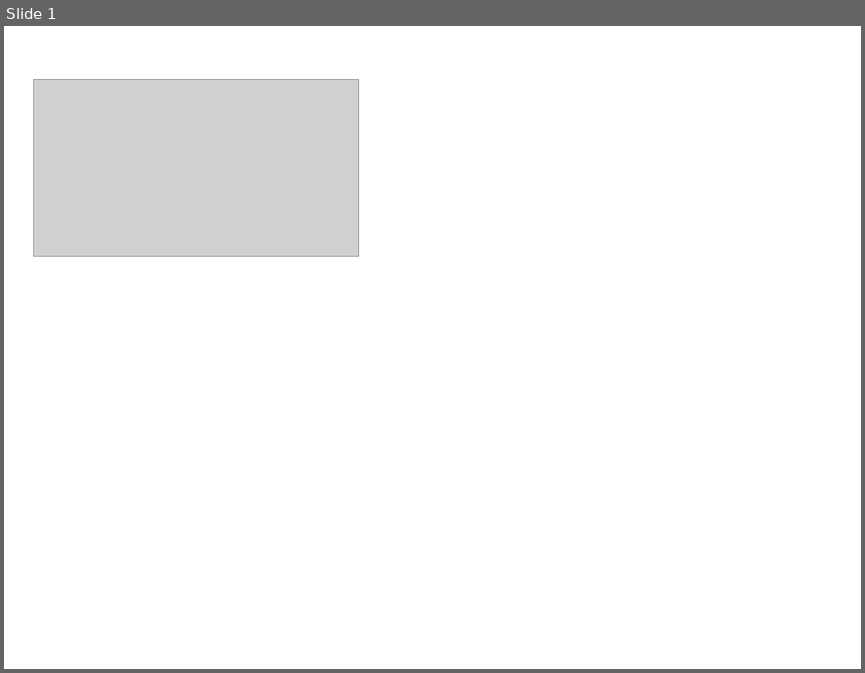
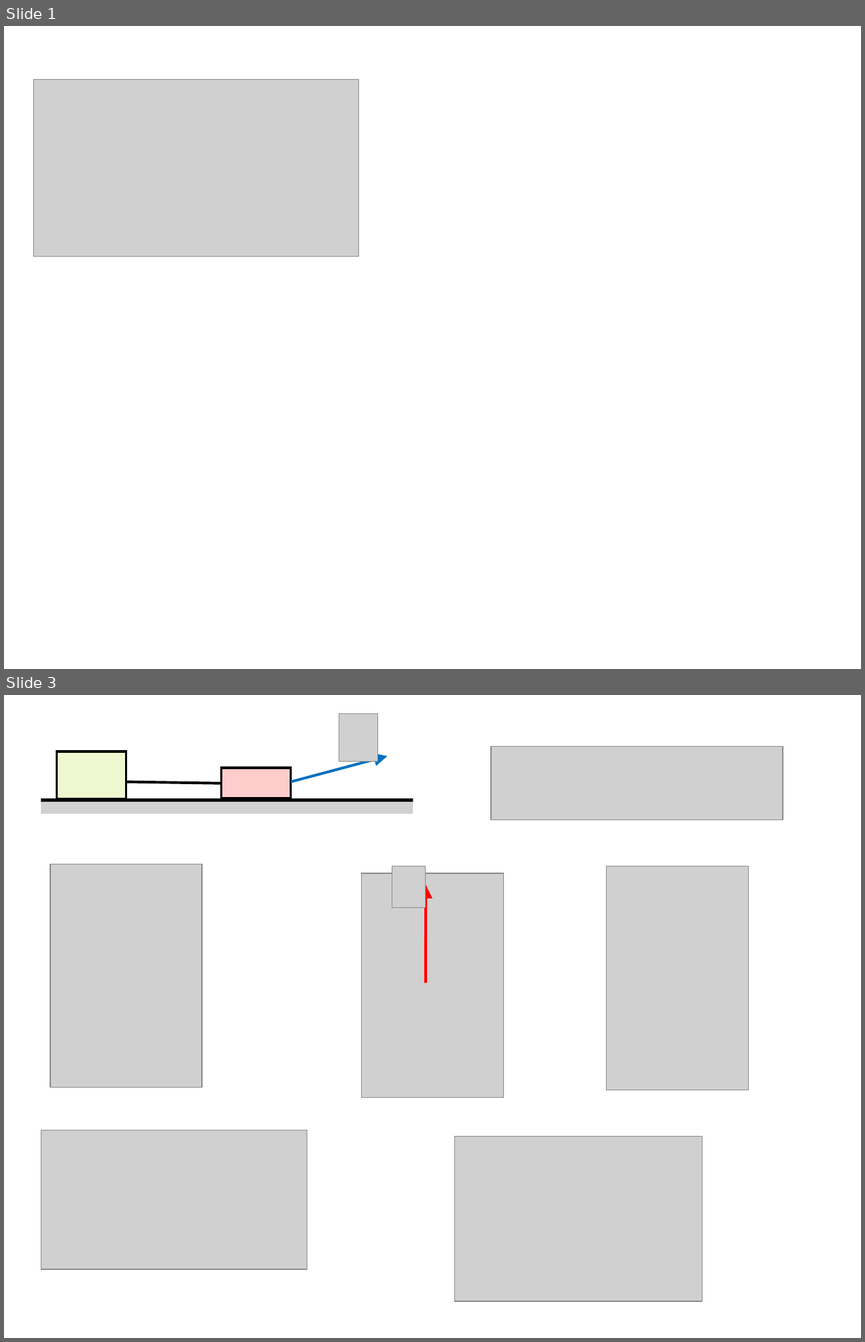
Before and after one commit to l432/NMK, a slide deck: Lecture/Chem/1semestr/Kr1_2022/SvivbesidaFigs.ppt. Shown one above the other, each under a label of ours: slide 1 before the commit, slides 1 and 3 after it; the slides between them are not shown. The pictures are 865x673 and 865x1342 pixels, drawn with LibreOffice and Linux fonts; fonts in the diff are those of the drawing; grey boxes stand for pictures. Boxes give left, top, right and bottom in pixels: in the first picture for what was removed or moved away, otherwise in the second. Text is boxed around its words. In the diff, an @@ line names an element or a change of style, - is before the commit and + after.

```diff
--- a/Lecture/Chem/1semestr/Kr1_2022/SvivbesidaFigs.ppt
+++ b/Lecture/Chem/1semestr/Kr1_2022/SvivbesidaFigs.ppt
@@ slide 3 added at box(4, 695, 861, 1338), background #FFFFFF @@
@@ picture added at box(339, 714, 377, 762) @@
@@ rectangle added at box(57, 751, 126, 798), fill #EEF7D0, outline #000000 2.01 pt @@
@@ arrow added from (291, 781) to (387, 756), #0070C0 2.24 pt @@
@@ picture added at box(491, 747, 783, 819) @@
@@ rectangle added at box(222, 768, 291, 798), fill #FFCCCC, outline #000000 2.01 pt @@
@@ line added from (126, 781) to (222, 783), #000000 2.24 pt @@
@@ line added from (41, 800) to (413, 800), #000000 3 pt @@
@@ picture added at box(41, 801, 413, 813) @@
@@ picture added at box(50, 864, 202, 1087) @@
@@ picture added at box(361, 873, 504, 1098) @@
@@ picture added at box(392, 866, 426, 907) @@
@@ picture added at box(606, 866, 749, 1090) @@
@@ arrow added from (426, 983) to (426, 885), #FF0000 2.24 pt @@
@@ picture added at box(41, 1130, 307, 1269) @@
@@ picture added at box(455, 1136, 702, 1302) @@
```
Also in this commit, not shown: 3 other slides added, 1 slide removed, 2 other files.
